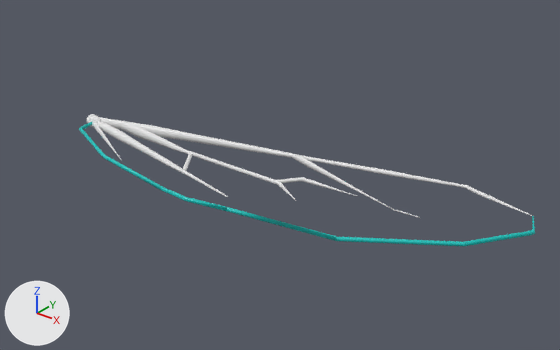
The Blender file DustMiteLegs1.blend, before and after one commit.
Both versions are drawn from a 50 mm camera at (9.29, -10.48, 6.71) aimed at (0.38, 0.65, -0.19). Every picture has the same lights, and +X, +Y and +Z are marked at lower left. The picture after the commit comes second.

Script lines for the objects in view, before the commit:
```python
me_cylinder = bpy.data.meshes.new('Cylinder')
me_cylinder.from_pydata(...)  # 3961 vertices, 3586 faces; spans x -1.2..1.4, y -0.8..17.1, z -10.6..1.0
me_cylinder.polygons.foreach_set('use_smooth', [True] * 3586)
me_cylinder_054 = bpy.data.meshes.new('Cylinder.054')
me_cylinder_054.from_pydata(...)  # 859 vertices, 540 faces; spans x -1.0..1.0, y -125.0..167.0, z -2.0..3.0
me_cylinder_054.polygons.foreach_set('use_smooth', [True] * 540)
me_cylinder_054.materials.append(mat_outline)  # cyan #00c0bc
ob_cylinder = bpy.data.objects.new('Cylinder', me_cylinder)
ob_cylinder.location = (-3.88, 0.111, 0.0)
ob_cylinder.rotation_euler = (-17.28, 1.571, 4.976)  # degrees (90, 90, 285)
ob_cylinder.scale = (0.119, 0.13, 0.869)
ob_outline = bpy.data.objects.new('Outline', me_cylinder_054)
ob_outline.location = (1.49, -0.179, 0.0)
ob_outline.rotation_euler = (-1.941, 1.571, 0.0)  # degrees (-111, 90, 0)
ob_outline.scale = (0.0428, 0.0339, 0.709)
```
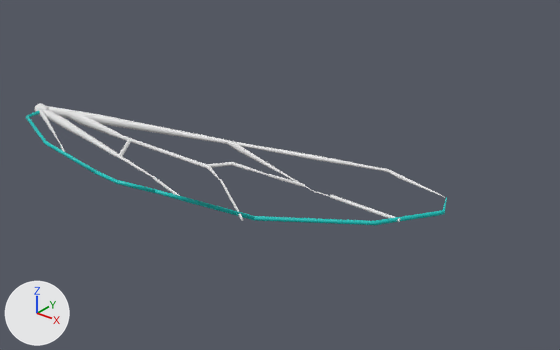
Commit message: added cylinders for edge loops

Patch to the scene script:
```diff
--- a/DustMiteLegs1.blend.py
+++ b/DustMiteLegs1.blend.py
@@ me_cylinder_002 @@
+me_cylinder_002.from_pydata(...)  # a 32-sided cylinder along z spanning x -1.0..1.0, y -1.0..1.0, z -1.0..1.0
@@ ob_outline @@
 ob_outline = bpy.data.objects.new('Outline', me_cylinder_054)
+ob_outline.parent = ob_main
+ob_outline.matrix_parent_inverse = Matrix(((0.0, 0.0, -8.384, 0.0), (2.015, -7.45, 0.0, 8.641), (-1.111, -0.3, 0.0, -4.276), (0.0, 0.0, 0.0, 1.0)))
 ob_outline.location = (1.49, -0.179, 0.0)
@@ ob_cylinder @@
-ob_cylinder = bpy.data.objects.new('Cylinder', me_cylinder)
-ob_cylinder.location = (-3.88, 0.111, 0.0)
-ob_cylinder.rotation_euler = (-17.28, 1.571, 4.976)  # degrees (90, 90, 285)
-ob_cylinder.scale = (0.119, 0.13, 0.869)
+ob_cylinder = bpy.data.objects.new('Cylinder', me_cylinder_002)
+ob_cylinder.parent = ob_main
+ob_cylinder.matrix_parent_inverse = Matrix(((0.0, 0.0, -8.384, 0.0), (2.015, -7.45, 0.0, 8.641), (-1.111, -0.3, 0.0, -4.276), (0.0, 0.0, 0.0, 1.0)))
+ob_cylinder.location = (4.239, 0.544, 0.0)
+ob_cylinder.rotation_euler = (0.0, 1.571, 0.0)  # degrees (0, 90, 0)
+ob_cylinder.scale = (0.0334, 0.0334, 0.743)
@@ ob_main @@
+ob_main = bpy.data.objects.new('Main', me_cylinder)
+ob_main.location = (-5.43, -0.21, 0.0)
+ob_main.rotation_euler = (-17.28, 1.571, 4.976)  # degrees (90, 90, 285)
+ob_main.scale = (0.119, 0.13, 0.869)
@@ ob_cylinder_004 @@
+ob_cylinder_004 = bpy.data.objects.new('Cylinder.004', me_cylinder_002.copy())
+ob_cylinder_004.parent = ob_main
+ob_cylinder_004.matrix_parent_inverse = Matrix(((0.0, 0.0, -8.384, 0.0), (2.015, -7.45, 0.0, 8.641), (-1.111, -0.3, 0.0, -4.276), (0.0, 0.0, 0.0, 1.0)))
+ob_cylinder_004.location = (-2.175, -1.26, 0.0)
+ob_cylinder_004.rotation_euler = (0.48, 1.571, 0.0)  # degrees (28, 90, 0)
+ob_cylinder_004.scale = (0.0334, 0.021, 0.232)
@@ ob_cylinder_003 @@
+ob_cylinder_003 = bpy.data.objects.new('Cylinder.003', me_cylinder_002.copy())
+ob_cylinder_003.parent = ob_main
+ob_cylinder_003.matrix_parent_inverse = Matrix(((0.0, 0.0, -8.384, 0.0), (2.015, -7.45, 0.0, 8.641), (-1.111, -0.3, 0.0, -4.276), (0.0, 0.0, 0.0, 1.0)))
+ob_cylinder_003.location = (0.862, -1.132, 0.0)
+ob_cylinder_003.rotation_euler = (0.264, 1.571, 0.0)  # degrees (15, 90, 0)
+ob_cylinder_003.scale = (0.0334, 0.0216, 0.563)
@@ ob_cylinder_002 @@
+ob_cylinder_002 = bpy.data.objects.new('Cylinder.002', me_cylinder_002.copy())
+ob_cylinder_002.parent = ob_main
+ob_cylinder_002.matrix_parent_inverse = Matrix(((0.0, 0.0, -8.384, 0.0), (2.015, -7.45, 0.0, 8.641), (-1.111, -0.3, 0.0, -4.276), (0.0, 0.0, 0.0, 1.0)))
+ob_cylinder_002.location = (2.424, 0.551, 0.0)
+ob_cylinder_002.rotation_euler = (-0.0855, 1.571, 0.0)  # degrees (-4.9, 90, 0)
+ob_cylinder_002.scale = (0.0334, 0.0211, 0.414)
@@ ob_cylinder_001 @@
+ob_cylinder_001 = bpy.data.objects.new('Cylinder.001', me_cylinder_002.copy())
+ob_cylinder_001.parent = ob_main
+ob_cylinder_001.matrix_parent_inverse = Matrix(((0.0, 0.0, -8.384, 0.0), (2.015, -7.45, 0.0, 8.641), (-1.111, -0.3, 0.0, -4.276), (0.0, 0.0, 0.0, 1.0)))
+ob_cylinder_001.location = (2.106, -0.706, 0.0)
+ob_cylinder_001.rotation_euler = (0.595, 1.571, 0.0)  # degrees (34, 90, 0)
+ob_cylinder_001.scale = (0.0334, 0.0208, 0.818)
```

Where the change shows, as pixel boxes [x1, y1, x2, y2] in the pictures (560 x 350 px):
'Cylinder', reshaped, moved, turned, rescaled
    before: [87, 114, 532, 218]
    after: [330, 195, 400, 222]
'Main', added
    after: [34, 103, 445, 197]
'Outline', moved
    before: [79, 122, 535, 247]
    after: [26, 111, 447, 225]
'Cylinder.002', added
    after: [268, 174, 305, 187]
'Cylinder.001', added
    after: [220, 179, 243, 221]
'Cylinder.003', added
    after: [153, 176, 180, 196]
'Cylinder.004', added
    after: [60, 145, 65, 152]
